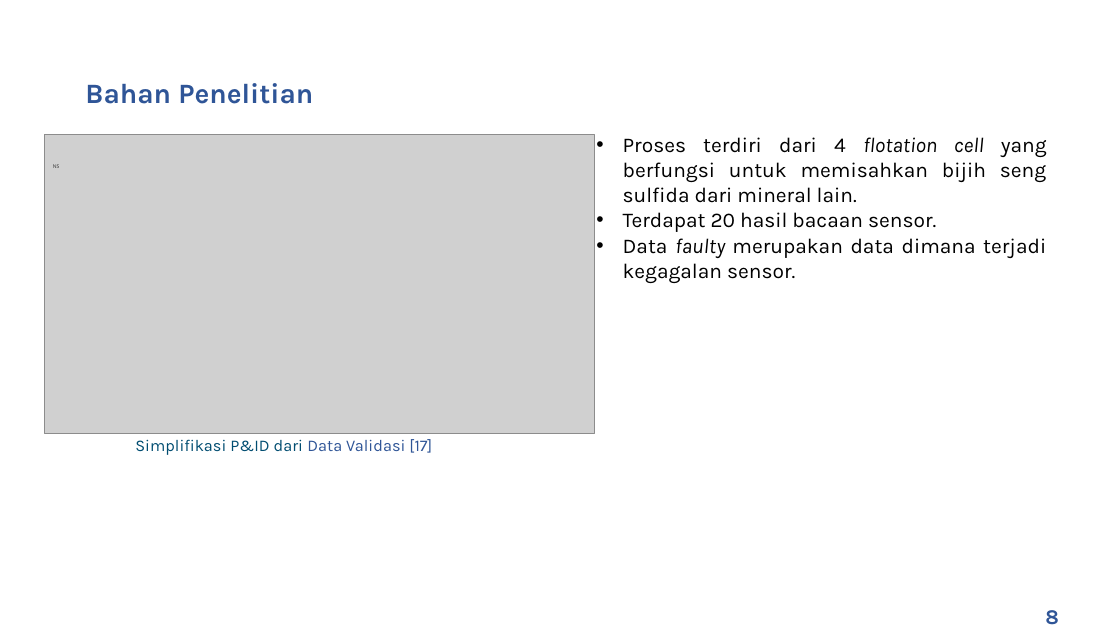
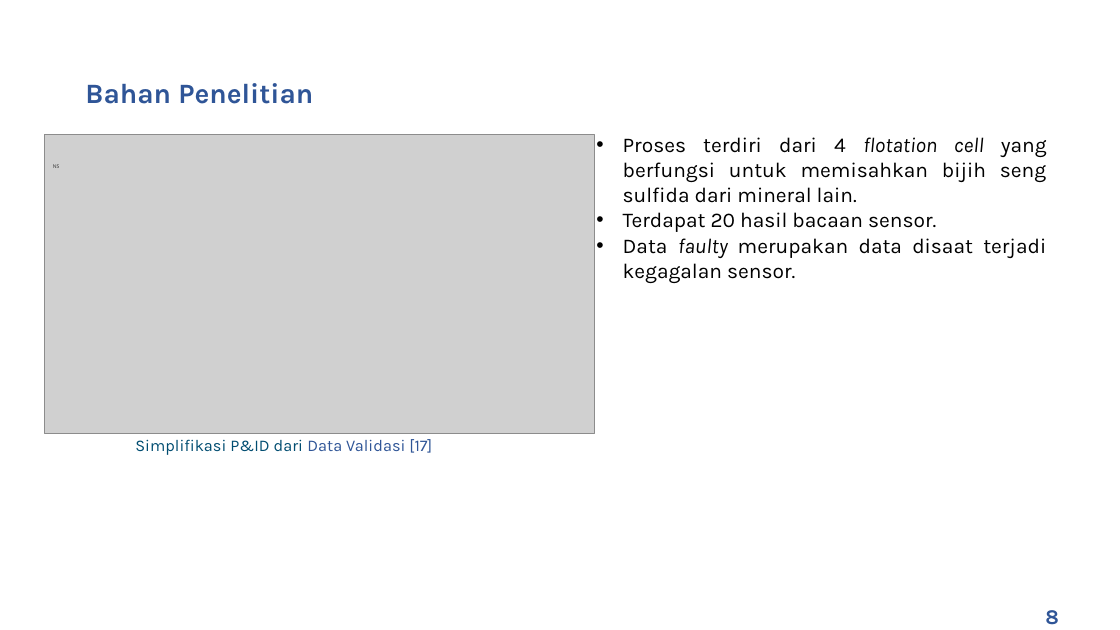
Before and after one commit to rezaandriady/TA_RezaAndriady, a slide deck: slide 9 of Presentasi/Draft Presentasi Reza Andriady - 44976.pptx. Drawn at 1120x630 pixels with LibreOffice and Linux fonts; fonts in the diff are those of the drawing; grey boxes stand for pictures; background and template pictures are left out. Boxes give left, top, right and bottom in pixels: in the first picture for what was removed or moved away, otherwise in the second. Text is boxed around its words. In the diff, an @@ line names an element or a change of style, - is before the commit and + after.

```diff
--- a/Presentasi/Draft Presentasi Reza Andriady - 44976.pptx
+++ b/Presentasi/Draft Presentasi Reza Andriady - 44976.pptx
@@ text at [623, 238, 1046, 283]: text changed @@
-• Data faulty merupakan data dimana terjadi kegagalan sensor.
+• Data faulty merupakan data disaat terjadi kegagalan sensor.
```
Also in this commit, not shown: 15 other slides changed.
